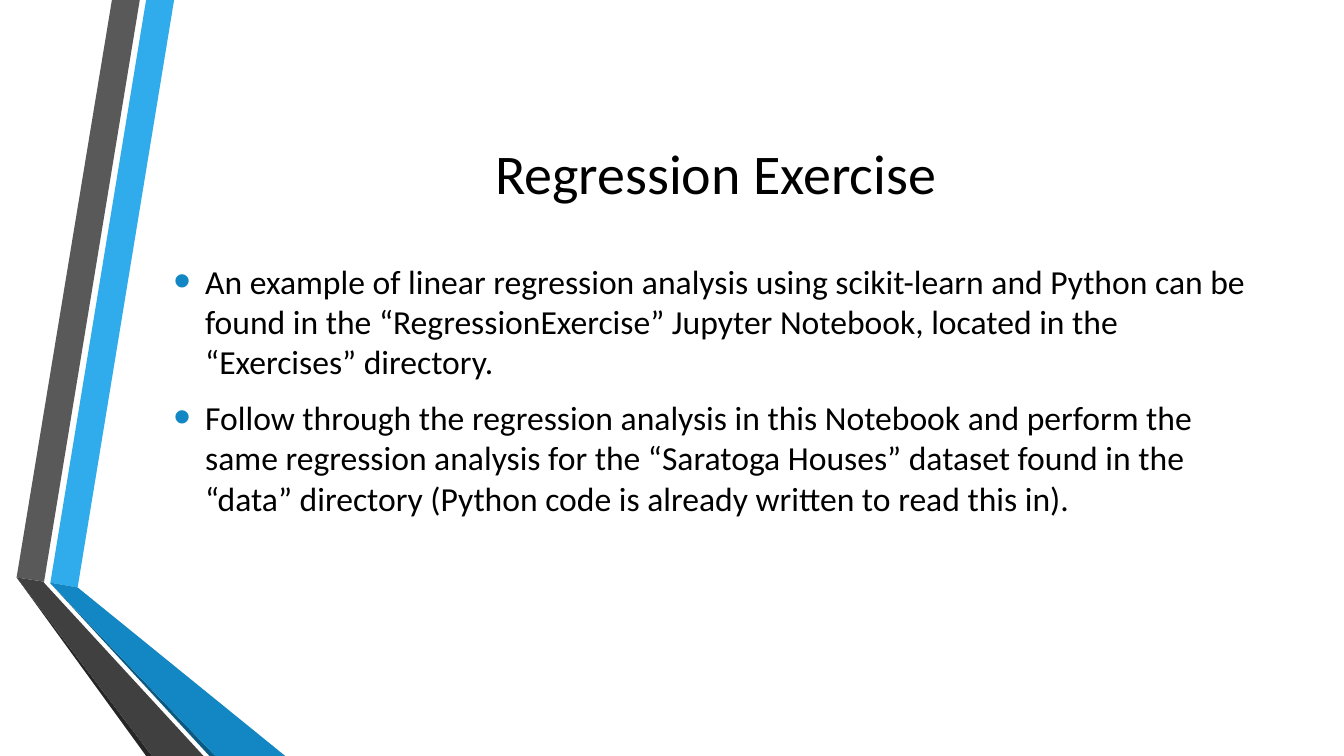
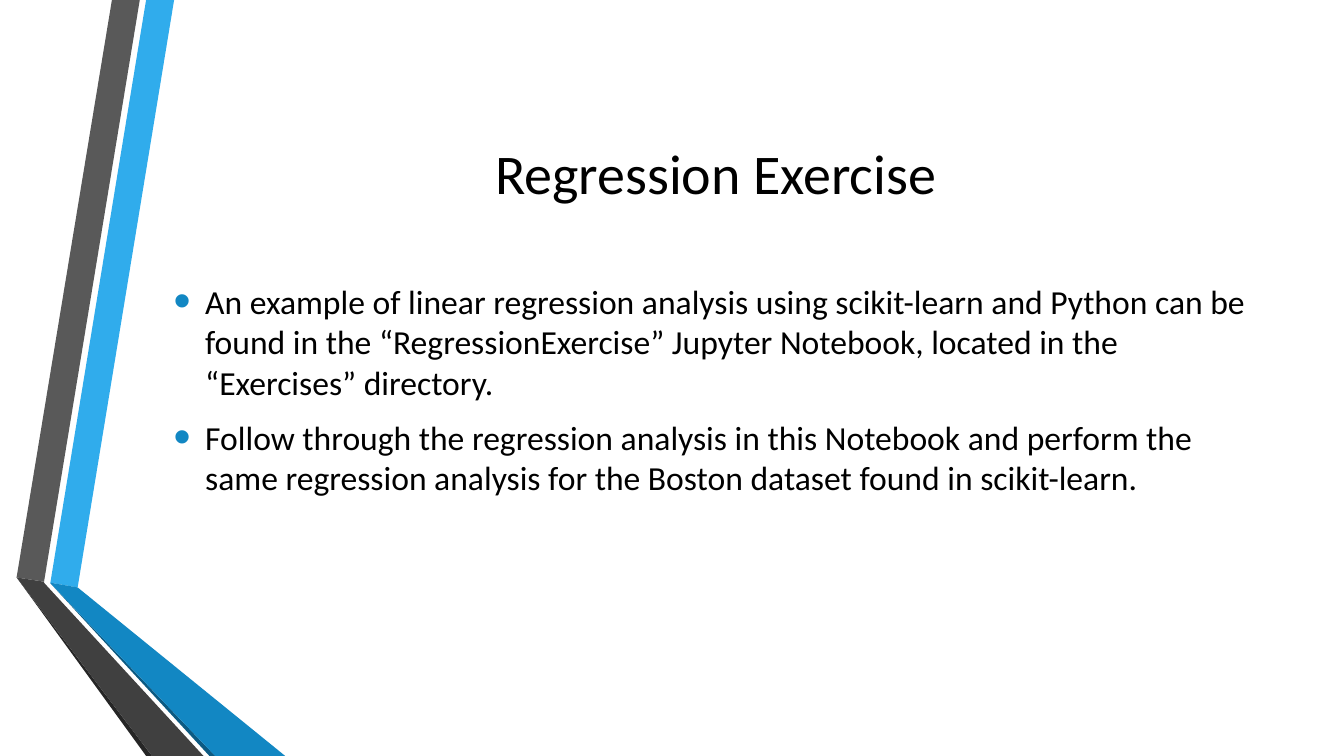
Before and after one commit to samuelsenior/ML_Intro, a slide deck: slide 22 of ML_Tools.pptx. Drawn at 1344x756 pixels with LibreOffice and Linux fonts; fonts in the diff are those of the drawing; background and template pictures are left out. Boxes give left, top, right and bottom in pixels: in the first picture for what was removed or moved away, otherwise in the second. Text is boxed around its words. In the diff, an @@ line names an element or a change of style, - is before the commit and + after.

Commit message:
Additions of my slides. Merge of all slides. Fixed typos. Enforced consistency.

```diff
--- a/ML_Tools.pptx
+++ b/ML_Tools.pptx
@@ text at box(205, 426, 1192, 496): text changed @@
-• Follow through the regression analysis in this Notebook and perform the same regression analysis for the “Saratoga Houses” dataset found in the “data” directory (Python code is already written to read this in).
+• Follow through the regression analysis in this Notebook and perform the same regression analysis for the Boston dataset found in scikit-learn.
```
Also in this commit, not shown: 1 other file.
